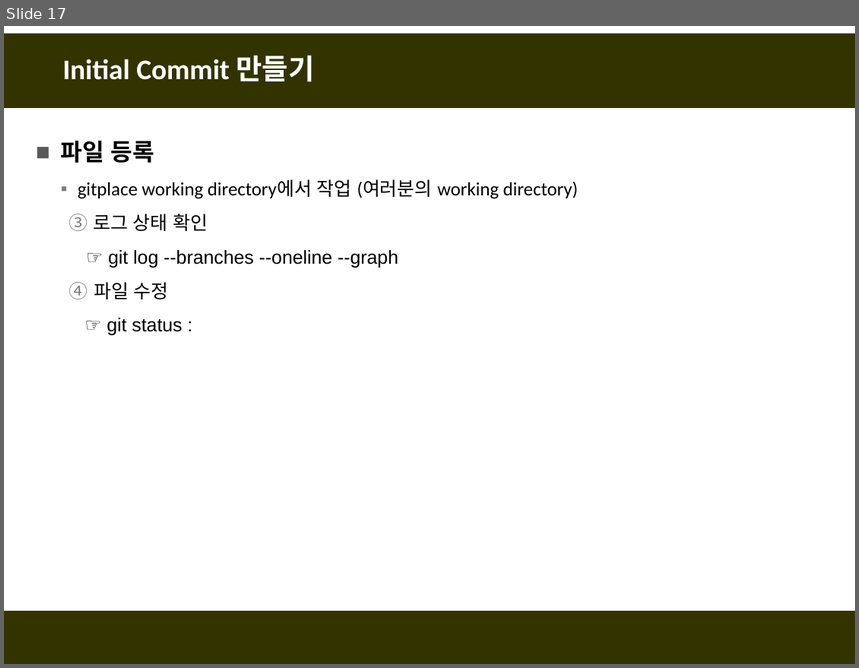
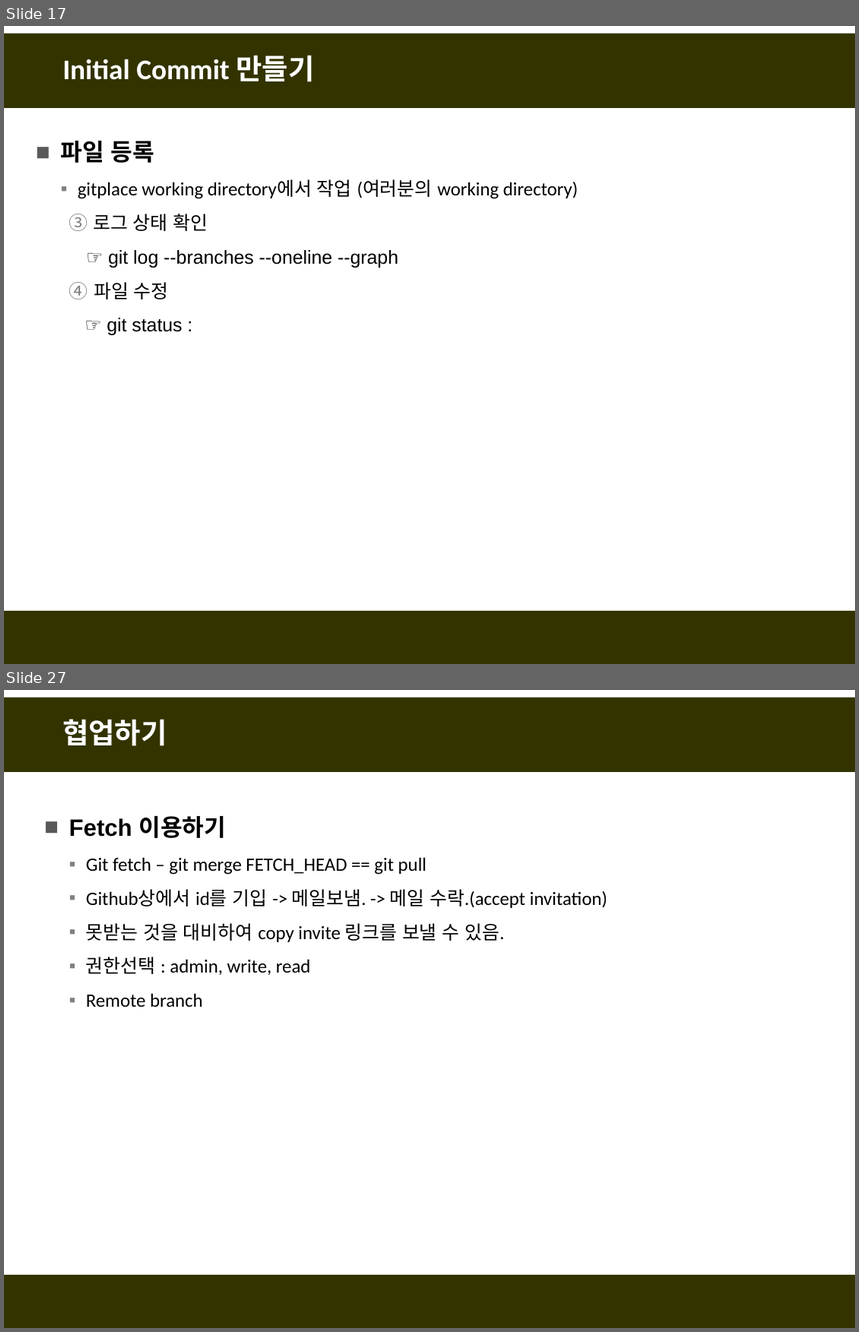
Before and after one commit to fasthill/github-lecture, a slide deck: git및github첫걸음.pptx. Shown one above the other, each under a label of ours: slide 17 before the commit, slides 17 and 27 after it; the slides between them are not shown. The pictures are 859x668 and 859x1332 pixels, drawn with LibreOffice and Linux fonts; fonts in the diff are those of the drawing. Boxes give left, top, right and bottom in pixels: in the first picture for what was removed or moved away, otherwise in the second. Text is boxed around its words. In the diff, an @@ line names an element or a change of style, - is before the commit and + after.

```diff
--- a/git및github첫걸음.pptx
+++ b/git및github첫걸음.pptx
@@ slide 27 added at [4,690,855,1328], background #FFFFFF; not listed: 2 template elements that a slide beside it also shows @@
@@ title added at [63,719,167,746], 24 pt, text #FFFFFF, bold @@
+협업하기
@@ text added at [69,816,607,1007], 16 pt, text #000000 @@
+■ Fetch 이용하기
+  ▪ Git fetch – git merge FETCH_HEAD == git pull
+  ▪ Github상에서 id를 기입 -> 메일보냄. -> 메일 수락.(accept invitation)
+  ▪ 못받는 것을 대비하여 copy invite 링크를 보낼 수 있음.
+  ▪ 권한선택 : admin, write, read
+  ▪ Remote branch
```
Also in this commit, not shown: 5 slides changed, 9 other slides added, 4 slides removed.
